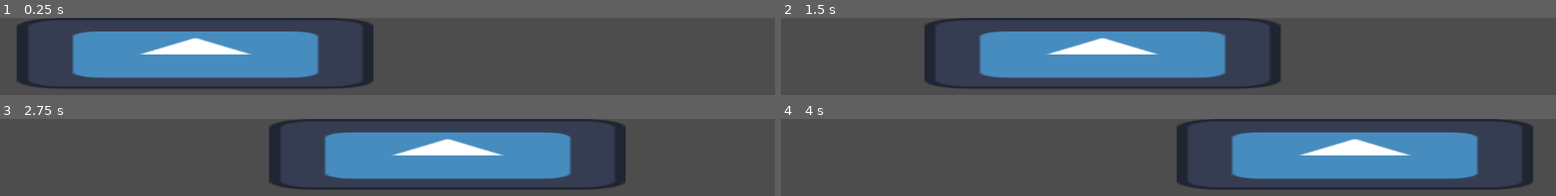
Above: before the commit, frames 1-4 (two rows, left to right).
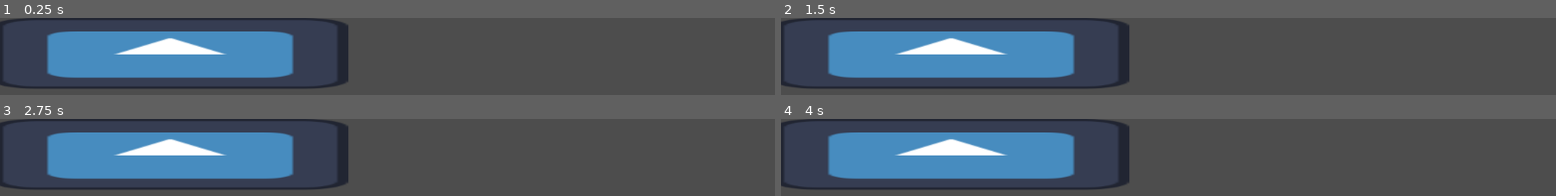
Above: after the commit, the same moments.

Repository: Geofoods/hungry-shark-evolution
Game: Godot game, scene res://scenes/anglerfish.tscn
The game is run twice, just before and just after one commit, with the same random seed, the same clock (stepped at 60 frames per second) and the same inputs. This scene is started directly instead of the project's main scene. The engine's default icon, where the game draws it, is replaced by a stand-in: a white triangle on a blue panel in a dark square.
Inputs:
- Up to frame 1 (0.25 s): no input
- Up to frame 2 (1.5 s): hold D (move_right) from 0.53 s (still down); tap W (jump) at 0.77 s
- Up to frame 3 (2.75 s): tap W (jump) at 1.52 s; release D (move_right) at 2.03 s; hold A (move_left) from 2.03 s (still down)
- Up to frame 4 (4 s): keep holding A (move_left); tap W (jump) at 3.02, 3.77 s

The runs differ from the first frame. In frame 1, 11% of the frame differs, in the area x 0-49%, y 0-92%; in frame 2, 30%; in frame 3, 46%; in frame 4, 49%, in the area x 0-97%, y 0-92%.

Commit message:
delete shark code

Diff:
--- a/scenes/progress_bar.gd
+++ b/scenes/progress_bar.gd
@@ -3,3 +3,4 @@
 func _process(delta):
 	# Update ProgressBar value from global oxygen
 	value = UserInterface.oxygen
+	UserInterface.oxygen -= 0.01
--- a/scripts/shark.gd
+++ b/scripts/shark.gd
@@ -1,16 +1 @@
 extends CharacterBody2D
-
-@export var speed: float = 150.0
-
-var direction: int = 1  # 1 = right, -1 = left
-
-func _physics_process(delta):
-	# Move shark
-	velocity.x = direction * speed
-	velocity.y = 0
-
-	# Move and detect collisions
-	var collision = move_and_slide()
-	if is_on_wall():
-		direction *= -1
-		$Sprite.flip_h = direction < 0
